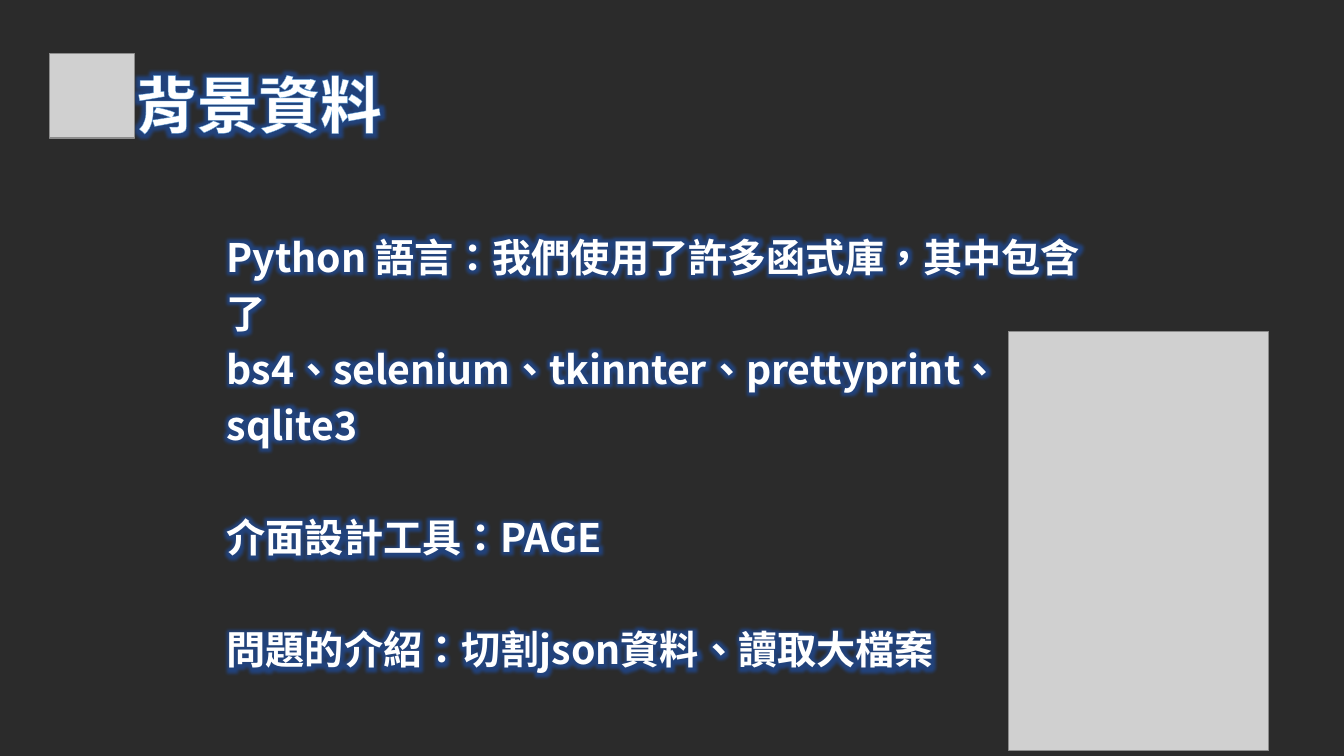
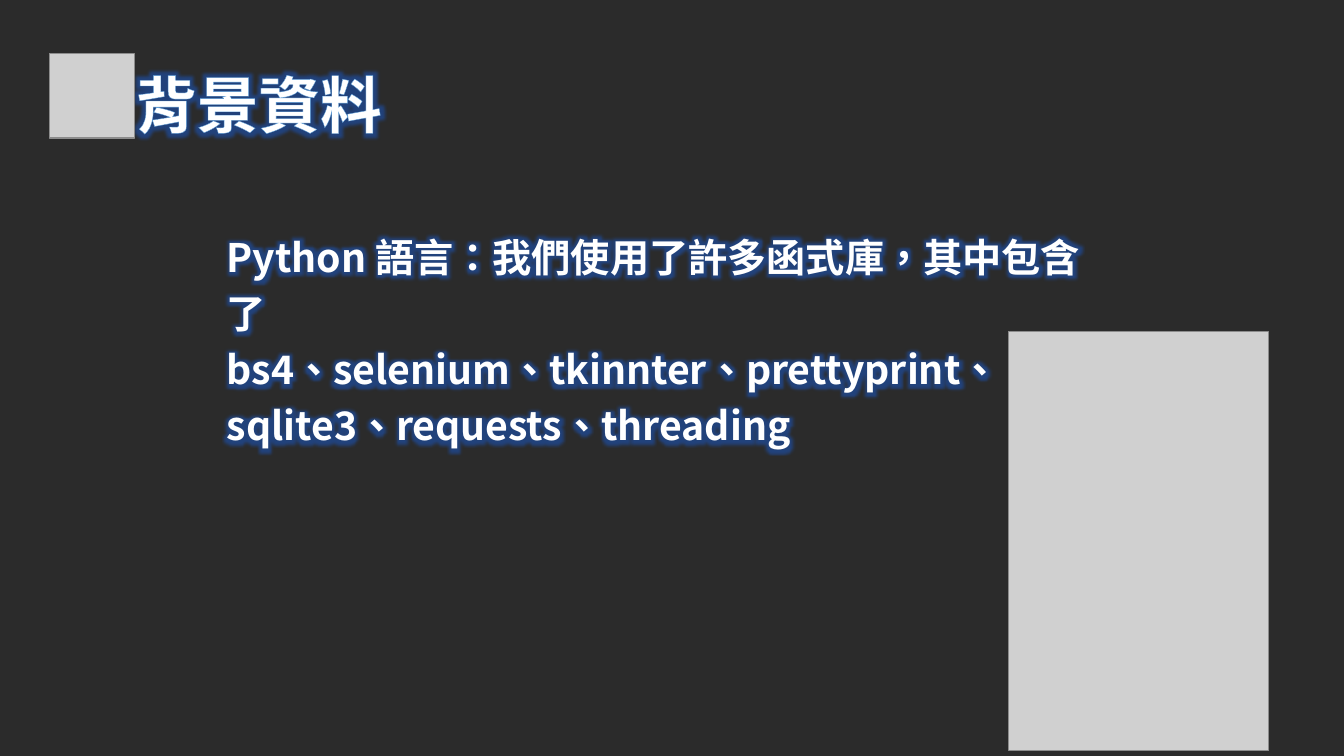
Before and after one commit to DJSBTimTW/DJSBTimTW-python_selenium, a slide deck: slide 6 of GC遊戲後台分析爬蟲 (1).pptx (slide 4 before the commit). Drawn at 1344x756 pixels with LibreOffice and Linux fonts; fonts in the diff are those of the drawing; grey boxes stand for pictures; background and template pictures are left out; a plain dark background stands for a picture behind light text. Boxes give left, top, right and bottom in pixels: in the first picture for what was removed or moved away, otherwise in the second. Text is boxed around its words. In the diff, an @@ line names an element or a change of style, - is before the commit and + after.

```diff
--- a/GC遊戲後台分析爬蟲 (1).pptx
+++ b/GC遊戲後台分析爬蟲 (1).pptx
@@ text at (x1=227, y1=352, x2=1000, y2=451): text changed @@
-bs4、selenium、tkinnter、prettyprint、sqlite3
-介面設計工具：PAGE
-問題的介紹：切割json資料、讀取大檔案
+bs4、selenium、tkinnter、prettyprint、sqlite3、requests、threading
```
Also in this commit, not shown: 4 other slides changed, 5 slides added, 3 slides removed, 1 other file.
